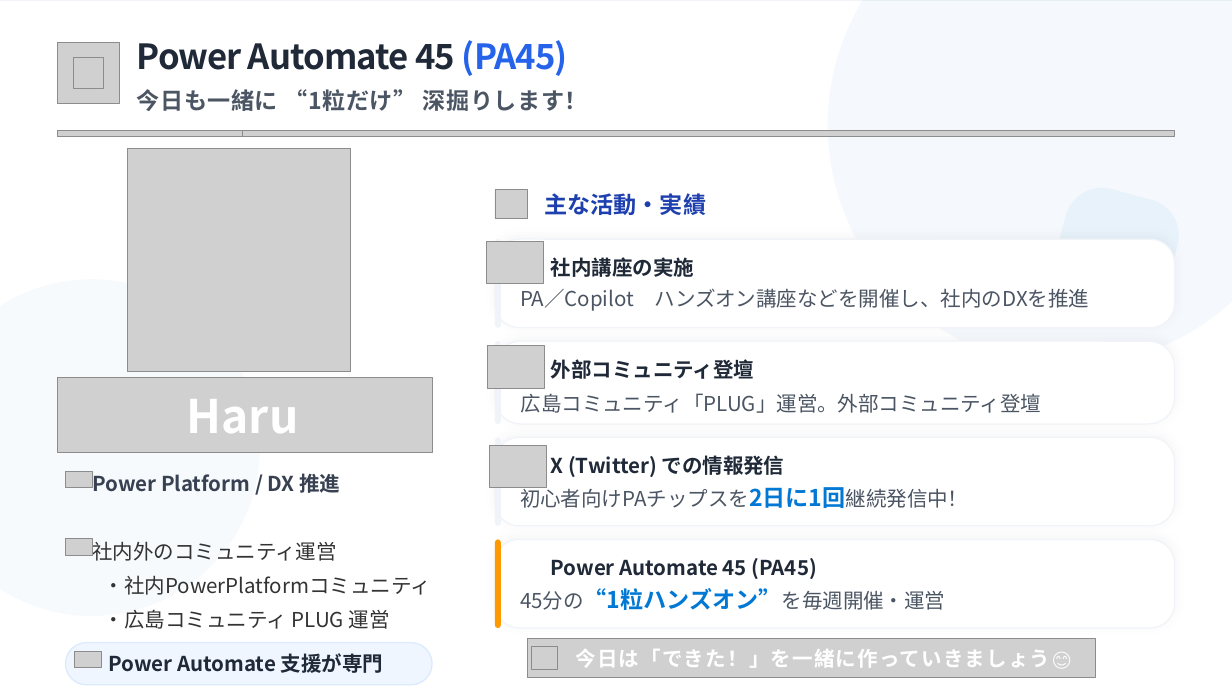
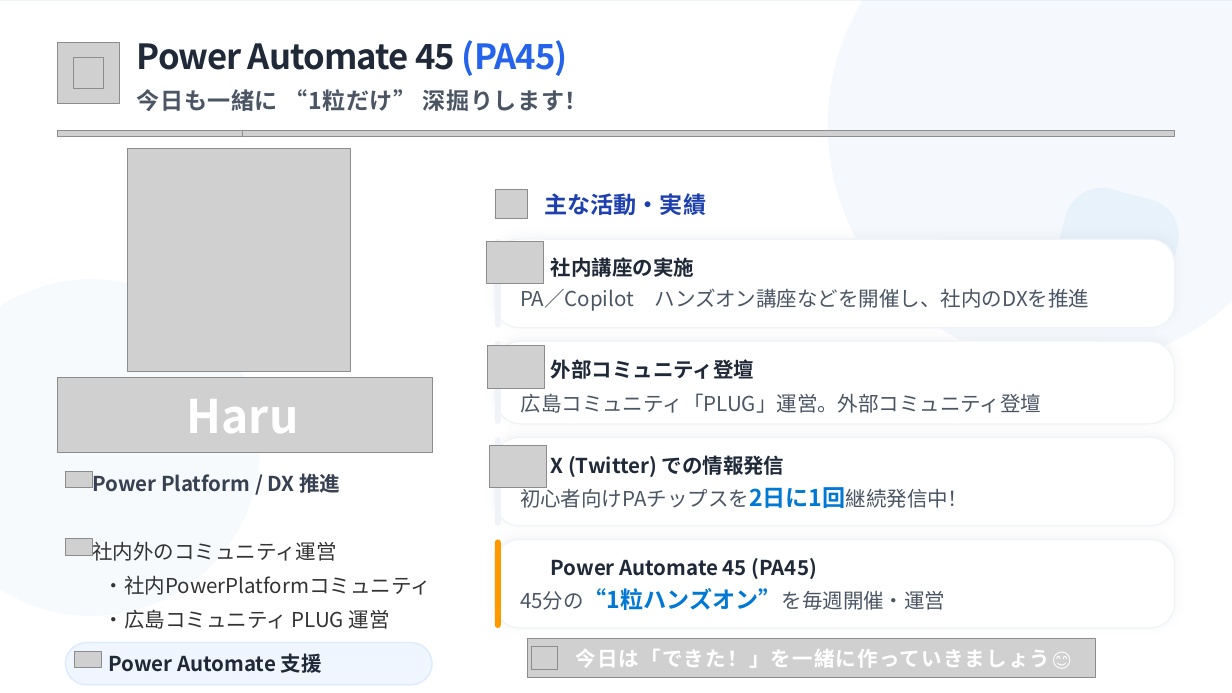
Before and after one commit to Haru-PowerPlatform/pa45, a slide deck: slide 6 of assets/pa45/P011_PA45_RunHistory_20260521.pptx. Drawn at 1232x693 pixels with LibreOffice and Linux fonts; fonts in the diff are those of the drawing; grey boxes stand for pictures; background and template pictures are left out. Boxes give left, top, right and bottom in pixels: in the first picture for what was removed or moved away, otherwise in the second. Text is boxed around its words. In the diff, an @@ line names an element or a change of style, - is before the commit and + after.

```diff
--- a/assets/pa45/P011_PA45_RunHistory_20260521.pptx
+++ b/assets/pa45/P011_PA45_RunHistory_20260521.pptx
@@ text at box(109, 653, 322, 673): text changed @@
-Power Automate 支援が専門
+Power Automate 支援
```
Also in this commit, not shown: 8 other slides changed, 2 slides removed, 2 other files.
